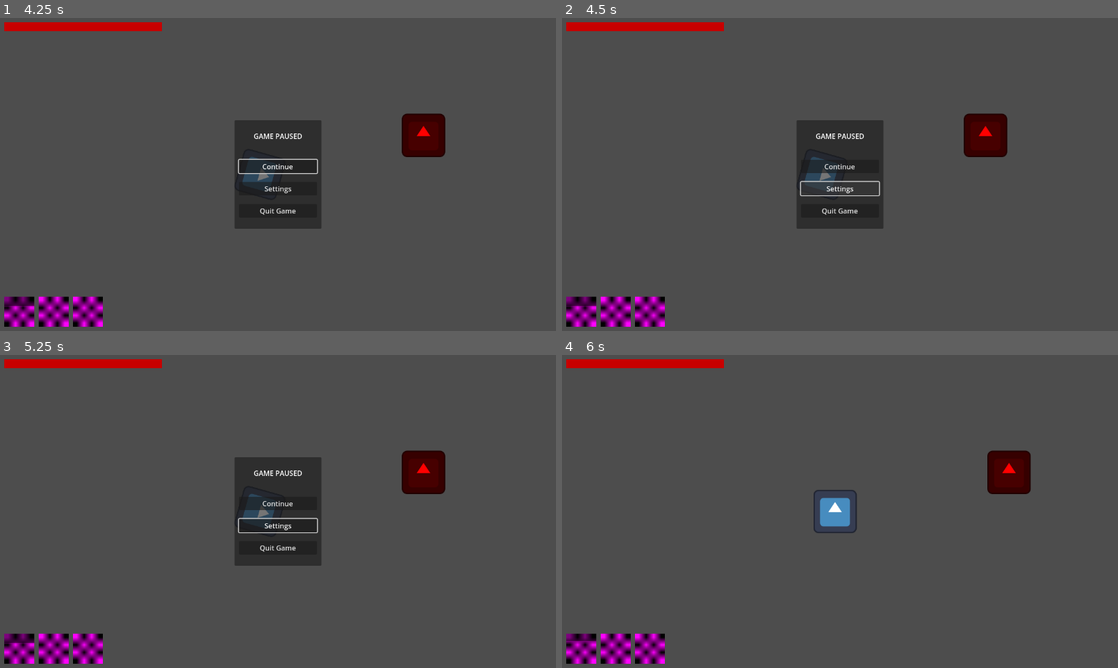
Above: before the commit, frames 1-4 (two rows, left to right).
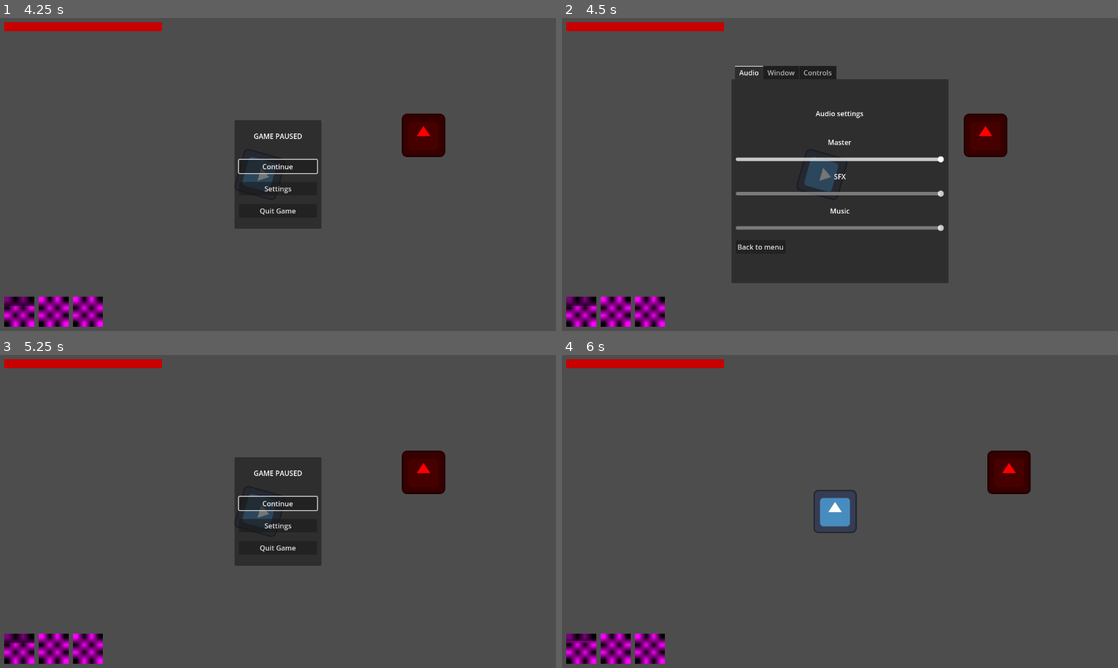
Above: after the commit, the same moments.

Repository: deshis/igdt-hack-and-slash
Game: Godot game, scene res://Scenes/main.tscn
Two runs of this game, one before a commit and one after it. Both use one fixed random seed, a clock stepped at 60 frames per second and the inputs below. The engine's default icon, where the game draws it, is replaced by a stand-in: a white triangle on a blue panel in a dark square.
Inputs (mouse positions are in pixels of both pictures, inside the frame that each line leads up to):
- Up to frame 1 (4.25 s): tap Enter at 0.5 s; move the mouse to (400, 158) at 0.52 s; hold D (move_right) 0.53-1.28 s; right-click (400, 158) at 0.6 s; move the mouse to (166, 190) at 1.27 s; hold S (move_down) 1.28-2.03 s; click (166, 190) at 1.35 s; move the mouse to (333, 105) at 2.02 s; hold D (move_right) 2.03-2.78 s; hold Shift (movement_ability) 2.03-2.78 s; move the mouse to (250, 237) at 2.77 s; hold W (move_up) 2.78-3.53 s; right-click (250, 237) at 2.85 s; move the mouse to (444, 221) at 3.52 s; press the mouse at (444, 221) at 3.53 s; hold A (move_left) from 3.53 s (still down); tap Escape (ui_cancel) at 4.15 s
- Up to frame 2 (4.5 s): release A (move_left) at 4.25 s; release the mouse at (1006, 221) at 4.25 s; click "Settings" at 4.25 s
- Up to frame 3 (5.25 s): click (200, 583) at 5 s, where only the run after the commit has a clickable "Back to menu"
- Up to frame 4 (6 s): click "Continue" at 5.75 s

Frame 1 is identical in both runs. In frame 2, 22% of the frame differs, in the area x 30-70%, y 15-85%; in frame 3, 0.3%; in frame 4, nothing differs.

Commit message:
Settings menu

Diff:
--- a/Scenes/main.tscn
+++ b/Scenes/main.tscn
@@ -1,11 +1,12 @@
-[gd_scene load_steps=14 format=3 uid="uid://bjkuwvtvadv2j"]
+[gd_scene load_steps=15 format=3 uid="uid://bjkuwvtvadv2j"]
 
 [ext_resource type="PackedScene" uid="uid://cejn0x82p4vcn" path="res://Scenes/player.tscn" id="1_jjgbg"]
 [ext_resource type="Texture2D" uid="uid://dxdkt76vmq0em" path="res://Assets/icon.svg" id="2_bo1nx"]
 [ext_resource type="Script" uid="uid://b8rtnvnstvdg4" path="res://Scripts/healthbar.gd" id="3_8gbba"]
 [ext_resource type="Script" uid="uid://b3p4e86xoqqh3" path="res://Scripts/cooldowns.gd" id="4_jjvhh"]
-[ext_resource type="Script" uid="uid://bpirytgf71ffg" path="res://Scripts/pause_menu.gd" id="5_kry3j"]
+[ext_resource type="Script" uid="uid://c081ighahaot6" path="res://Scripts/pause_menu.gd" id="5_kry3j"]
 [ext_resource type="Script" uid="uid://dmr6e5sqx26og" path="res://Scripts/button.gd" id="6_21xkr"]
+[ext_resource type="Script" uid="uid://ld2d7mva0ifb" path="res://Scripts/volume_slider.gd" id="7_6bp64"]
 
 [sub_resource type="RectangleShape2D" id="RectangleShape2D_kry3j"]
 size = Vector2(190.00005, 161.99997)
@@ -197,7 +198,6 @@
 
 [node name="PauseMenu" type="Control" parent="HUD"]
 process_mode = 3
-visible = false
 layout_mode = 3
 anchors_preset = 8
 anchor_left = 0.5
@@ -262,9 +262,165 @@
 text = "Quit Game"
 script = ExtResource("6_21xkr")
 
+[node name="SettingsMenu" type="Control" parent="HUD/PauseMenu"]
+process_mode = 3
+visible = false
+layout_mode = 1
+anchors_preset = 8
+anchor_left = 0.5
+anchor_top = 0.5
+anchor_right = 0.5
+anchor_bottom = 0.5
+grow_horizontal = 2
+grow_vertical = 2
+
+[node name="TabContainer" type="TabContainer" parent="HUD/PauseMenu/SettingsMenu"]
+custom_minimum_size = Vector2(500, 500)
+layout_mode = 1
+anchors_preset = 8
+anchor_left = 0.5
+anchor_top = 0.5
+anchor_right = 0.5
+anchor_bottom = 0.5
+offset_left = -250.0
+offset_top = -250.0
+offset_right = 250.0
+offset_bottom = 250.0
+grow_horizontal = 2
+grow_vertical = 2
+current_tab = 0
+
+[node name="Audio" type="MarginContainer" parent="HUD/PauseMenu/SettingsMenu/TabContainer"]
+layout_mode = 2
+theme_override_constants/margin_left = 10
+theme_override_constants/margin_top = 10
+theme_override_constants/margin_right = 10
+theme_override_constants/margin_bottom = 10
+metadata/_tab_index = 0
+
+[node name="VBoxContainer" type="VBoxContainer" parent="HUD/PauseMenu/SettingsMenu/TabContainer/Audio"]
+layout_mode = 2
+theme_override_constants/separation = 20
+alignment = 1
+
+[node name="Settings" type="RichTextLabel" parent="HUD/PauseMenu/SettingsMenu/TabContainer/Audio/VBoxContainer"]
+layout_mode = 2
+bbcode_enabled = true
+text = "[center]Audio settings
+
+"
+fit_content = true
+
+[node name="Master Volume" type="RichTextLabel" parent="HUD/PauseMenu/SettingsMenu/TabContainer/Audio/VBoxContainer"]
+layout_mode = 2
+bbcode_enabled = true
+text = "[center]Master"
+fit_content = true
+
+[node name="MasterVolumeSlider" type="HSlider" parent="HUD/PauseMenu/SettingsMenu/TabContainer/Audio/VBoxContainer"]
+layout_mode = 2
+max_value = 1.0
+step = 0.001
+scrollable = false
+script = ExtResource("7_6bp64")
+bus_name = "Master"
+
+[node name="SFX Volume" type="RichTextLabel" parent="HUD/PauseMenu/SettingsMenu/TabContainer/Audio/VBoxContainer"]
+layout_mode = 2
+bbcode_enabled = true
+text = "[center]SFX"
+fit_content = true
+
+[node name="SFXVolumeSlider" type="HSlider" parent="HUD/PauseMenu/SettingsMenu/TabContainer/Audio/VBoxContainer"]
+layout_mode = 2
+max_value = 1.0
+step = 0.001
+scrollable = false
+script = ExtResource("7_6bp64")
+bus_name = "SFX"
+
+[node name="Music Volume" type="RichTextLabel" parent="HUD/PauseMenu/SettingsMenu/TabContainer/Audio/VBoxContainer"]
+layout_mode = 2
+bbcode_enabled = true
+text = "[center]Music"
+fit_content = true
+
+[node name="MusicVolumeSlider" type="HSlider" parent="HUD/PauseMenu/SettingsMenu/TabContainer/Audio/VBoxContainer"]
+layout_mode = 2
+max_value = 1.0
+step = 0.001
+scrollable = false
+script = ExtResource("7_6bp64")
+bus_name = "Music"
+
+[node name="BackToMenuButton" type="Button" parent="HUD/PauseMenu/SettingsMenu/TabContainer/Audio/VBoxContainer"]
+layout_mode = 2
+size_flags_horizontal = 0
+size_flags_vertical = 8
+text = "Back to menu"
+
+[node name="Window" type="MarginContainer" parent="HUD/PauseMenu/SettingsMenu/TabContainer"]
+visible = false
+layout_mode = 2
+theme_override_constants/margin_left = 10
+theme_override_constants/margin_top = 10
+theme_override_constants/margin_right = 10
+theme_override_constants/margin_bottom = 10
+metadata/_tab_index = 1
+
+[node name="VBoxContainer" type="VBoxContainer" parent="HUD/PauseMenu/SettingsMenu/TabContainer/Window"]
+layout_mode = 2
+theme_override_constants/separation = 20
+alignment = 1
+
+[node name="Window Settings" type="RichTextLabel" parent="HUD/PauseMenu/SettingsMenu/TabContainer/Window/VBoxContainer"]
+layout_mode = 2
+bbcode_enabled = true
+text = "[center]Window settings
+
+"
+fit_content = true
+
+[node name="BackToMenuButton" type="Button" parent="HUD/PauseMenu/SettingsMenu/TabContainer/Window/VBoxContainer"]
+layout_mode = 2
+size_flags_horizontal = 0
+size_flags_vertical = 8
+text = "Back to menu"
+
+[node name="Controls" type="MarginContainer" parent="HUD/PauseMenu/SettingsMenu/TabContainer"]
+visible = false
+layout_mode = 2
+theme_override_constants/margin_left = 10
+theme_override_constants/margin_top = 10
+theme_override_constants/margin_right = 10
+theme_override_constants/margin_bottom = 10
+metadata/_tab_index = 2
+
+[node name="VBoxContainer" type="VBoxContainer" parent="HUD/PauseMenu/SettingsMenu/TabContainer/Controls"]
+layout_mode = 2
+theme_override_constants/separation = 20
+alignment = 1
+
+[node name="Controls" type="RichTextLabel" parent="HUD/PauseMenu/SettingsMenu/TabContainer/Controls/VBoxContainer"]
+layout_mode = 2
+bbcode_enabled = true
+text = "[center]Controls
+
+"
+fit_content = true
+
+[node name="BackToMenuButton" type="Button" parent="HUD/PauseMenu/SettingsMenu/TabContainer/Controls/VBoxContainer"]
+layout_mode = 2
+size_flags_horizontal = 0
+size_flags_vertical = 8
+text = "Back to menu"
+
 [connection signal="mouse_entered" from="HUD/PauseMenu/Panel/MarginContainer/VBoxContainer/ContinueButton" to="HUD/PauseMenu/Panel/MarginContainer/VBoxContainer/ContinueButton" method="_on_mouse_entered"]
 [connection signal="pressed" from="HUD/PauseMenu/Panel/MarginContainer/VBoxContainer/ContinueButton" to="HUD/PauseMenu" method="_on_continue_button_pressed"]
 [connection signal="mouse_entered" from="HUD/PauseMenu/Panel/MarginContainer/VBoxContainer/SettingsButton" to="HUD/PauseMenu/Panel/MarginContainer/VBoxContainer/SettingsButton" method="_on_mouse_entered"]
 [connection signal="pressed" from="HUD/PauseMenu/Panel/MarginContainer/VBoxContainer/SettingsButton" to="HUD/PauseMenu" method="_on_settings_button_pressed"]
 [connection signal="mouse_entered" from="HUD/PauseMenu/Panel/MarginContainer/VBoxContainer/QuitButton" to="HUD/PauseMenu/Panel/MarginContainer/VBoxContainer/QuitButton" method="_on_mouse_entered"]
 [connection signal="pressed" from="HUD/PauseMenu/Panel/MarginContainer/VBoxContainer/QuitButton" to="HUD/PauseMenu" method="_on_quit_button_pressed"]
+[connection signal="pressed" from="HUD/PauseMenu/SettingsMenu/TabContainer/Audio/VBoxContainer/BackToMenuButton" to="HUD/PauseMenu" method="_on_back_to_menu_button_pressed"]
+[connection signal="pressed" from="HUD/PauseMenu/SettingsMenu/TabContainer/Window/VBoxContainer/BackToMenuButton" to="HUD/PauseMenu" method="_on_back_to_menu_button_pressed"]
+[connection signal="pressed" from="HUD/PauseMenu/SettingsMenu/TabContainer/Controls/VBoxContainer/BackToMenuButton" to="HUD/PauseMenu" method="_on_back_to_menu_button_pressed"]
--- a/Scripts/pause_menu.gd
+++ b/Scripts/pause_menu.gd
@@ -1,9 +1,15 @@
 extends Control
 
 @onready var continue_button: Button = $Panel/MarginContainer/VBoxContainer/ContinueButton
+@onready var panel: Panel = $Panel
+@onready var settings_menu: Control = $SettingsMenu
+@onready var master_volume_slider: HSlider = $SettingsMenu/TabContainer/Audio/VBoxContainer/MasterVolumeSlider
+@onready var tab_container: TabContainer = $SettingsMenu/TabContainer
+
 
 func _ready() -> void:
 	visible = false
+
 
 func toggle_pause()->void:
 	visible = !visible
@@ -14,7 +20,10 @@
 func _unhandled_input(event):
 	if event is InputEventKey:
 		if event.is_action_pressed("ui_cancel"):
-			toggle_pause()
+			if settings_menu.visible:
+				toggle_settings_menu()
+			else:
+				toggle_pause()
 
 
 func _on_continue_button_pressed() -> void:
@@ -22,9 +31,24 @@
 
 
 func _on_settings_button_pressed() -> void:
-	pass # Replace with function body.
+	toggle_settings_menu()
+
+
+func toggle_settings_menu()->void:
+	panel.visible=!panel.visible
+	settings_menu.visible=!settings_menu.visible
+
+	if settings_menu.visible:
+		tab_container.current_tab = 0
+		master_volume_slider.grab_focus()
+	else:
+		continue_button.grab_focus()
 
 
 func _on_quit_button_pressed() -> void:
 	get_tree().root.propagate_notification(NOTIFICATION_WM_CLOSE_REQUEST)
 	get_tree().quit()
+
+
+func _on_back_to_menu_button_pressed() -> void:
+	toggle_settings_menu()
--- /dev/null
+++ b/Scripts/volume_slider.gd
@@ -0,0 +1,15 @@
+extends HSlider
+
+@export var bus_name:String
+
+var bus_index:int
+
+func _ready() -> void:
+	bus_index = AudioServer.get_bus_index(bus_name)
+	value_changed.connect(_on_value_changed)
+
+	value= db_to_linear(AudioServer.get_bus_volume_db(bus_index))
+
+
+func _on_value_changed(val:float)->void:
+	AudioServer.set_bus_volume_db(bus_index, linear_to_db(val))
--- /dev/null
+++ b/default_bus_layout.tres
@@ -0,0 +1,20 @@
+[gd_resource type="AudioBusLayout" load_steps=2 format=3 uid="uid://brtpueph58um0"]
+
+[sub_resource type="AudioEffectLimiter" id="AudioEffectLimiter_j3pel"]
+resource_name = "Limiter"
+
+[resource]
+bus/0/effect/0/effect = SubResource("AudioEffectLimiter_j3pel")
+bus/0/effect/0/enabled = true
+bus/1/name = &"SFX"
+bus/1/solo = false
+bus/1/mute = false
+bus/1/bypass_fx = false
+bus/1/volume_db = 0.0
+bus/1/send = &"Master"
+bus/2/name = &"Music"
+bus/2/solo = false
+bus/2/mute = false
+bus/2/bypass_fx = false
+bus/2/volume_db = 0.0
+bus/2/send = &"Master"
Not shown, changed: Scripts/pause_menu.gd.uid
Not shown, added: Scripts/volume_slider.gd.uid
